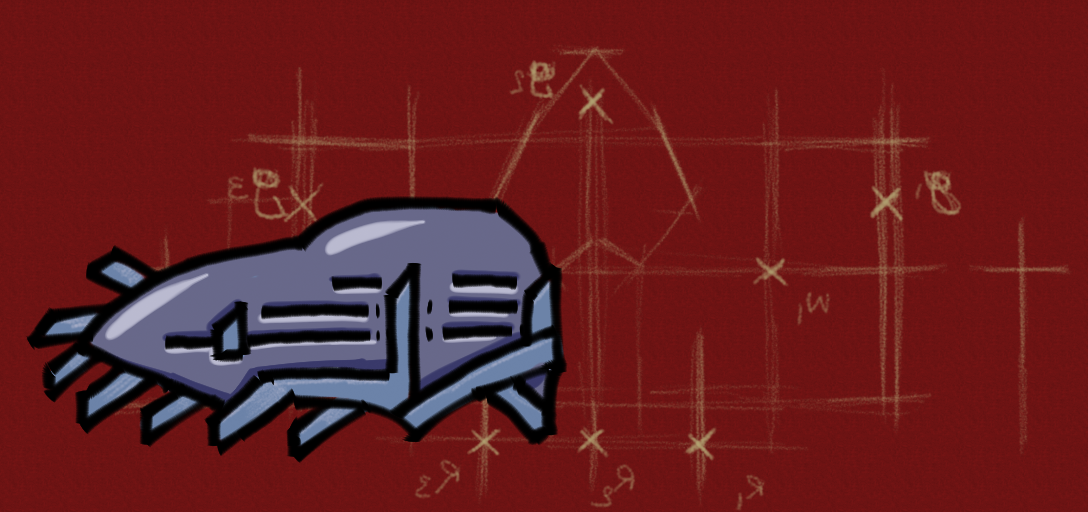
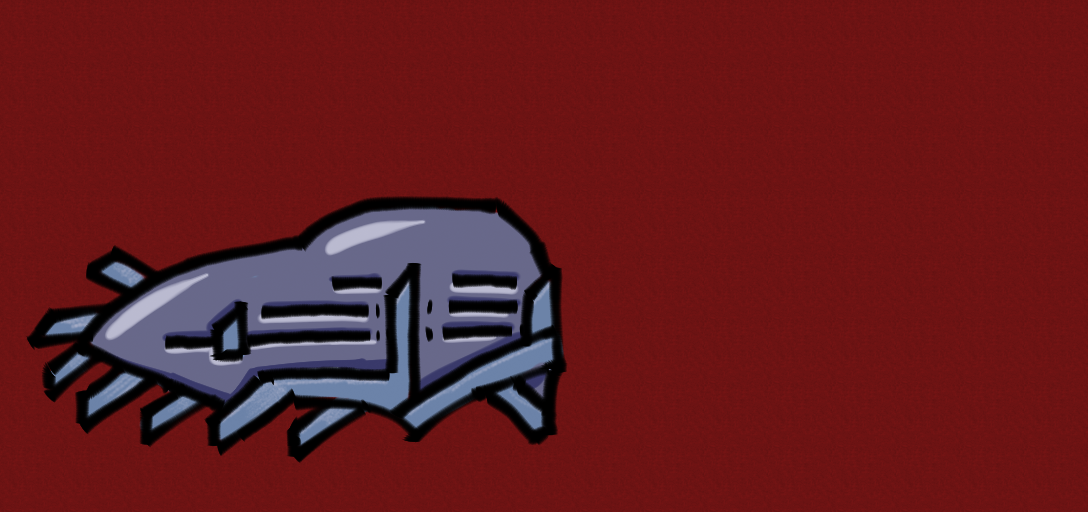
Revision of a layered (1088, 512) image; what changed, layer by layer:
painted on "color" over [114, 201, 557, 449]
hid "blueprint", painted on it over [114, 44, 1073, 512]
